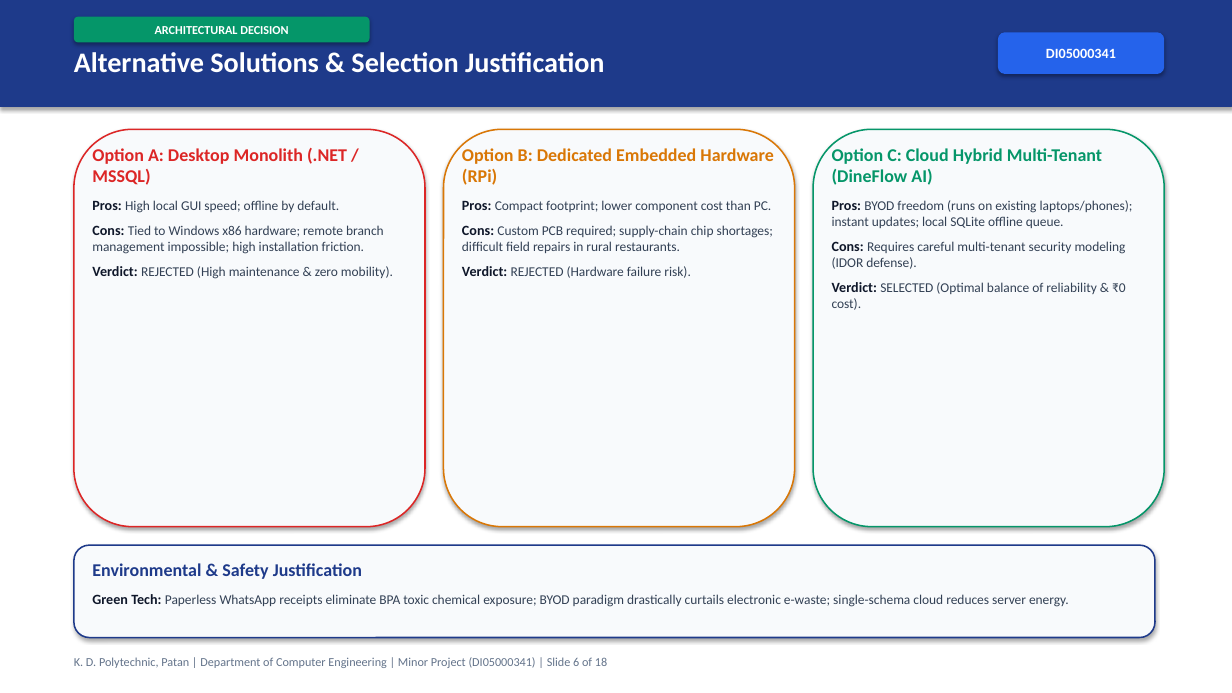
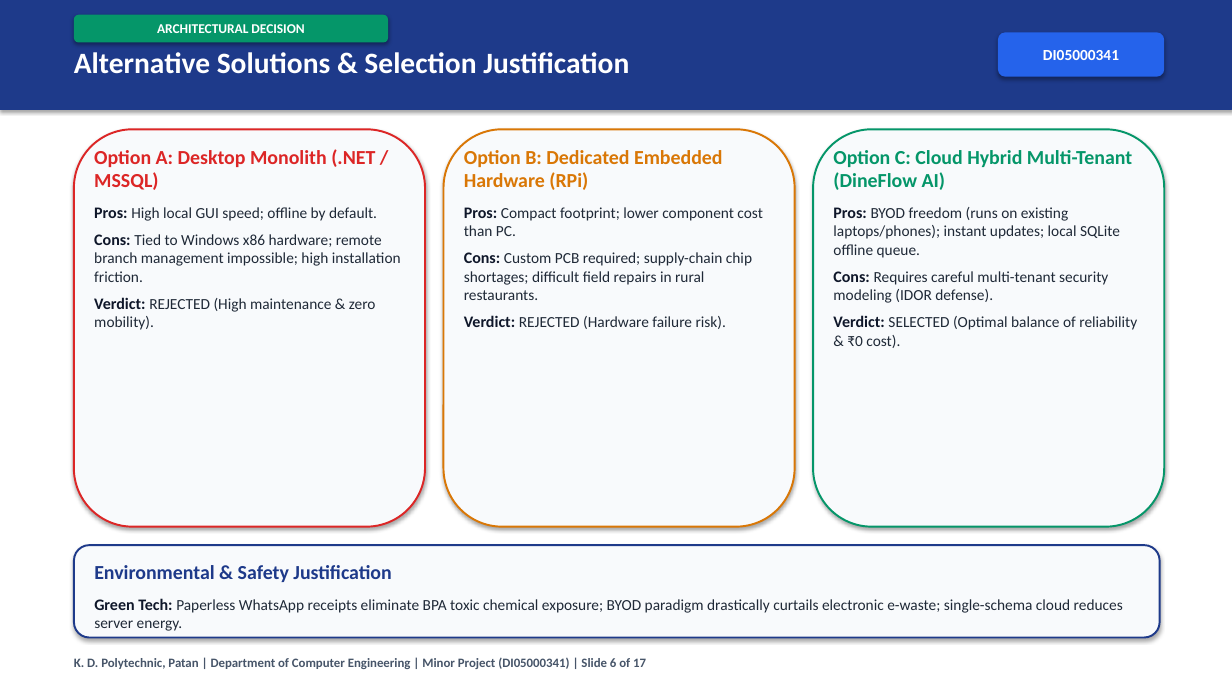
Before and after one commit to Shubh-Patel-07/DineFlow-AI, a slide deck: slide 6 of docs/DineFlow_AI_GTU_Minor_Project_Presentation.pptx. Drawn at 1232x693 pixels with LibreOffice and Linux fonts; fonts in the diff are those of the drawing. Boxes give left, top, right and bottom in pixels: in the first picture for what was removed or moved away, otherwise in the second. Text is boxed around its words. In the diff, an @@ line names an element or a change of style, - is before the commit and + after.

```diff
--- a/docs/DineFlow_AI_GTU_Minor_Project_Presentation.pptx
+++ b/docs/DineFlow_AI_GTU_Minor_Project_Presentation.pptx
@@ rectangle added at bbox=[0, 0, 1232, 693], fill #FFFFFF @@
@@ rounded rectangle "ARCHITECTURAL DECISION": place and size @@
-rounded rectangle "ARCHITECTURAL DECISION" at bbox=[74, 17, 370, 43]
+rounded rectangle "ARCHITECTURAL DECISION" at bbox=[74, 15, 388, 43]
@@ rounded rectangle "ARCHITECTURAL DECISION" at bbox=[74, 15, 388, 43]: size 9.5 to 10.5 pt @@
@@ text "Alternative Solutions & Selection Justification" at bbox=[74, 52, 629, 74]: size 22 to 23 pt @@
@@ rounded rectangle "DI05000341" at bbox=[998, 32, 1165, 77]: size 11 to 12 pt @@
@@ rounded rectangle at bbox=[74, 129, 425, 527]: outline #DC2626 1.2 pt to #DC2626 1.5 pt @@
@@ text "Option A: Desktop Monolith (.NET ..." at bbox=[94, 149, 401, 330]: size 14 to 15.5 pt in "Option A: Desktop Monolith (.NET / MSSQL)"; size 11 to 12.5 pt in "Pros:", "Cons:", "Verdict:"; size 10.5 to 12 pt, text colour #334155 to #1F2937 in "High local GUI speed; offline by default.", "Tied to Windows x86 hardware; remote branch ...", "REJECTED (High maintenance & zero mobility)." @@
@@ rounded rectangle at bbox=[444, 129, 795, 527]: outline #D97706 1.2 pt to #D97706 1.5 pt @@
@@ text "Option B: Dedicated Embedded Hardware ..." at bbox=[464, 150, 762, 329]: size 14 to 15.5 pt in "Option B: Dedicated Embedded Hardware (RPi)"; size 11 to 12.5 pt in "Pros:", "Cons:", "Verdict:"; size 10.5 to 12 pt, text colour #334155 to #1F2937 in "Compact footprint; lower component cost than PC.", "Custom PCB required; supply-chain chip shortages; difficult ...", "REJECTED (Hardware failure risk)." @@
@@ rounded rectangle at bbox=[813, 129, 1165, 527]: outline #059669 1.2 pt to #059669 1.5 pt @@
@@ text "Option C: Cloud Hybrid Multi-Tenant ..." at bbox=[833, 150, 1137, 348]: size 14 to 15.5 pt in "Option C: Cloud Hybrid Multi-Tenant (DineFlow AI)"; size 11 to 12.5 pt in "Pros:", "Cons:", "Verdict:"; size 10.5 to 12 pt, text colour #334155 to #1F2937 in "BYOD freedom (runs on existing laptops/phones); instant ...", "Requires careful multi-tenant security modeling (IDOR defens ...", "SELECTED (Optimal balance of reliability & ₹0 ..." @@
@@ rounded rectangle: place and size @@
-rounded rectangle at bbox=[74, 545, 1155, 638]
+rounded rectangle at bbox=[74, 545, 1160, 638]
@@ rounded rectangle at bbox=[74, 545, 1160, 638]: outline #1E3A8A 1.2 pt to #1E3A8A 1.5 pt @@
@@ text "Environmental & Safety Justification" at bbox=[94, 565, 1123, 631]: size 14 to 15.5 pt in "Environmental & Safety Justification"; size 11 to 12.5 pt in "Green Tech:"; size 10.5 to 12 pt, text colour #334155 to #1F2937 in "Paperless WhatsApp receipts eliminate BPA toxic chemical ..." @@
@@ text at bbox=[74, 658, 646, 669]: text changed; size 9.5 to 10 pt; text colour #64748B to #475569; bold on @@
-K. D. Polytechnic, Patan | Department of Computer Engineering | Minor Project (DI05000341) | Slide 6 of 18
+K. D. Polytechnic, Patan | Department of Computer Engineering | Minor Project (DI05000341) | Slide 6 of 17
```
Also in this commit, not shown: 16 other slides changed, 1 slide removed, 1 other file.
